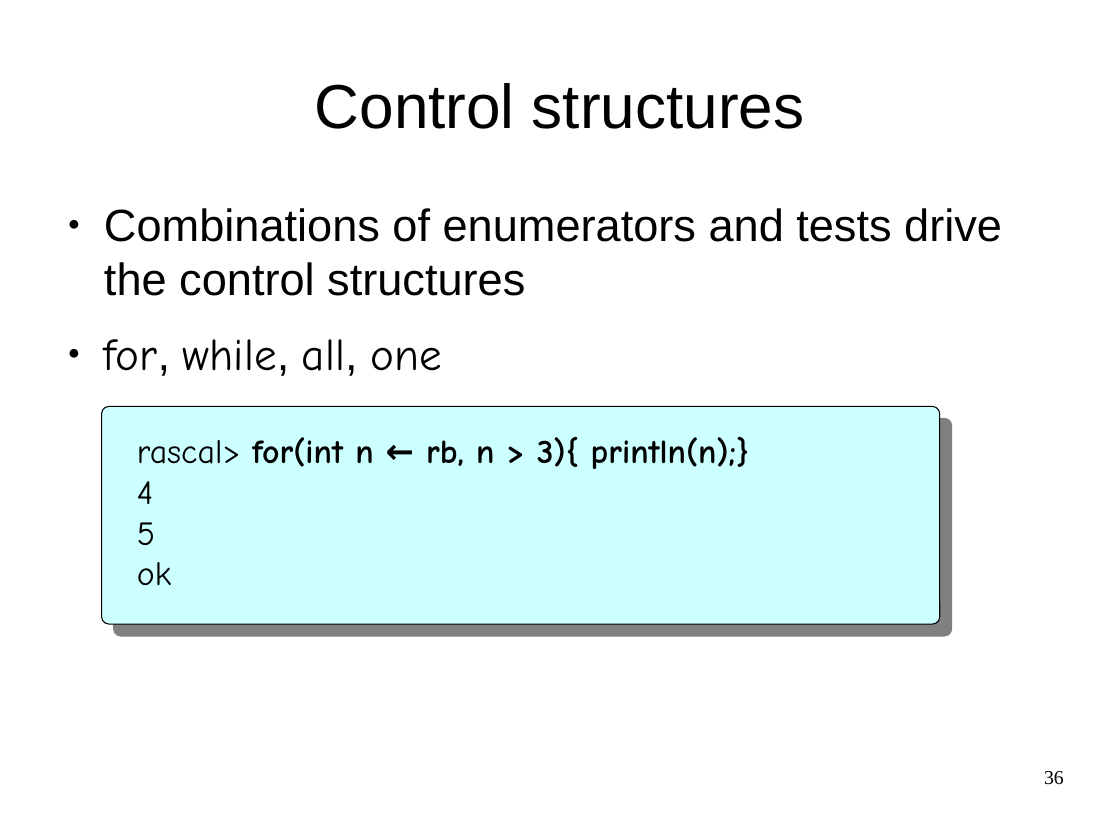
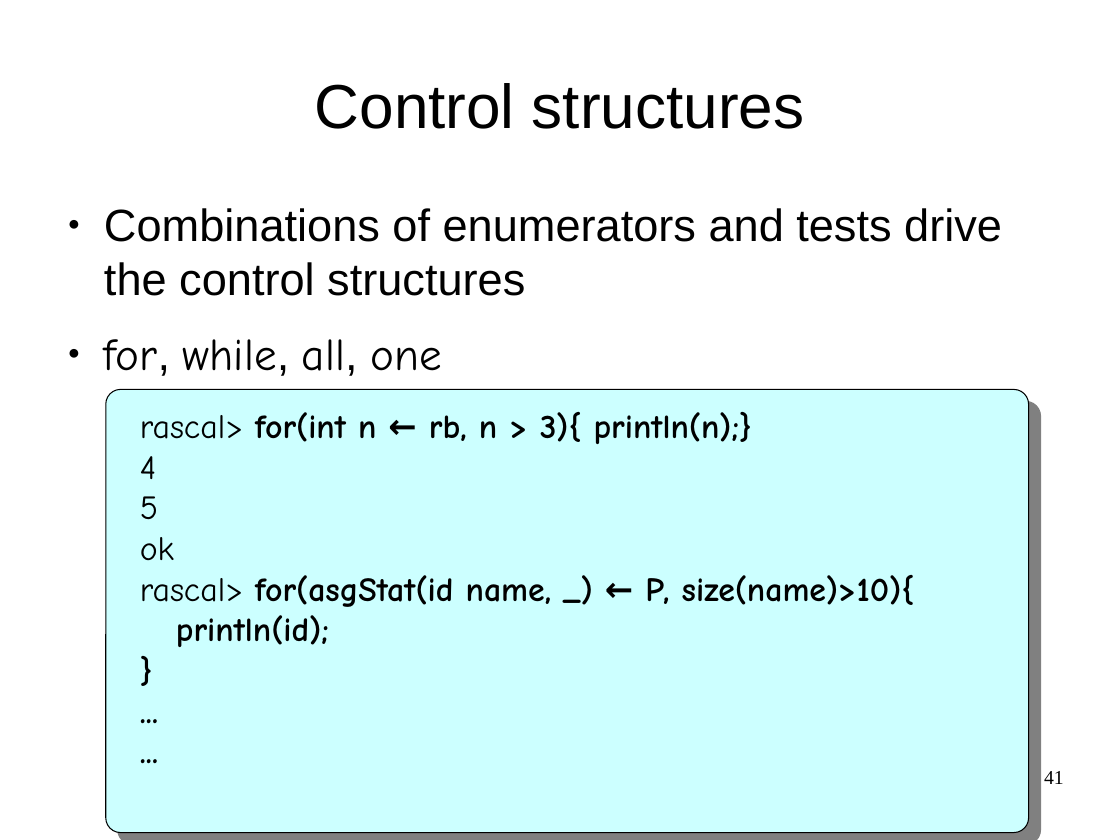
Before and after one commit to cwi-swat/meta-environment, a slide deck: slide 41 of meta-doc/analysis/rascal-slides/rascal-slides.odp (slide 36 before the commit). Drawn at 1120x840 pixels with LibreOffice and Linux fonts; fonts in the diff are those of the drawing; background and template pictures are left out. Boxes give left, top, right and bottom in pixels: in the first picture for what was removed or moved away, otherwise in the second. Text is boxed around its words. In the diff, an @@ line names an element or a change of style, - is before the commit and + after.

```diff
--- a/meta-doc/analysis/rascal-slides/rascal-slides.odp
+++ b/meta-doc/analysis/rascal-slides/rascal-slides.odp
@@ rounded rectangle: place and size @@
-rounded rectangle at (102,407,940,624)
+rounded rectangle at (106,389,1029,832)
@@ text "rascal> for(int n ← rb, ...": place and size @@
-text "rascal> for(int n ← rb, ..." at (137,437,749,586)
+text "rascal> for(int n ← rb, ..." at (140,412,915,647)
@@ text at (140,575,915,647): paragraphs added @@
+rascal> for(asgStat(id name, _) ← P, size(name)>10){
+println(id);
+}
+...
+...
@@ page number at (1044,771,1064,784): text changed @@
-36
+41
```
Also in this commit, not shown: 15 other slides changed, 13 slides added.
